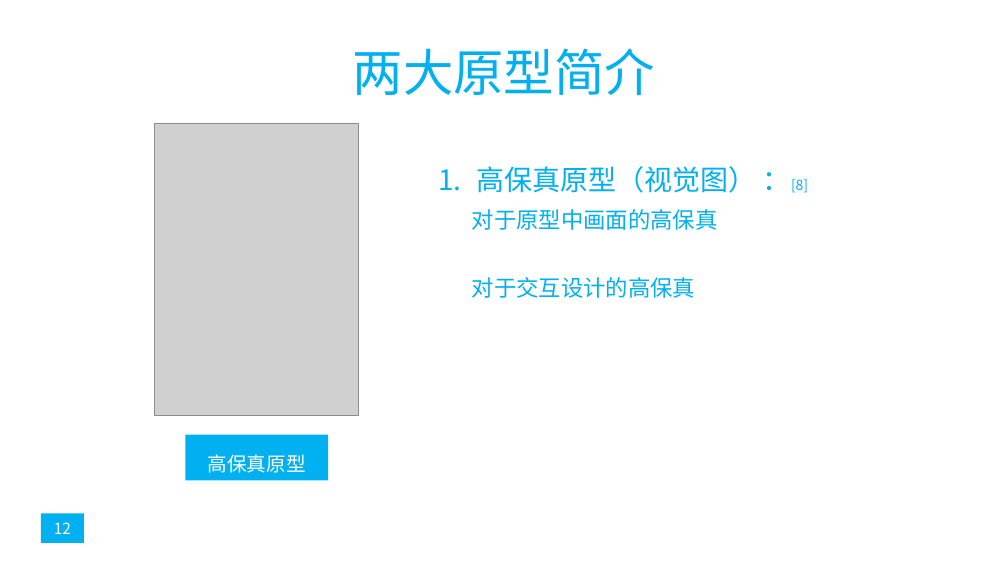
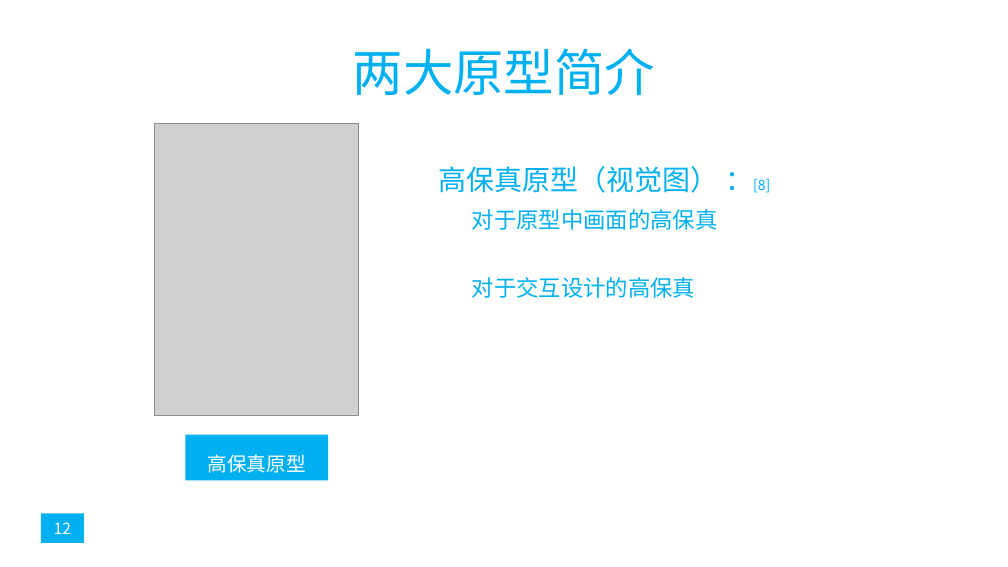
Before and after one commit to popopoi/PRD2018-G07, a slide deck: slide 12 of 非受控文档/翻转课堂PPT/PRD2018-G07-第七周翻转课堂PPT.pptx. Drawn at 1008x567 pixels with LibreOffice and Linux fonts; fonts in the diff are those of the drawing; grey boxes stand for pictures. Boxes give left, top, right and bottom in pixels: in the first picture for what was removed or moved away, otherwise in the second. Text is boxed around its words. In the diff, an @@ line names an element or a change of style, - is before the commit and + after.

```diff
--- a/非受控文档/翻转课堂PPT/PRD2018-G07-第七周翻转课堂PPT.pptx
+++ b/非受控文档/翻转课堂PPT/PRD2018-G07-第七周翻转课堂PPT.pptx
@@ text "高保真原型（视觉图） ：[8]" at bbox=[438, 166, 770, 193]: bullet 1. to none @@
```
Also in this commit, not shown: 5 other slides changed, 4 slides added.
